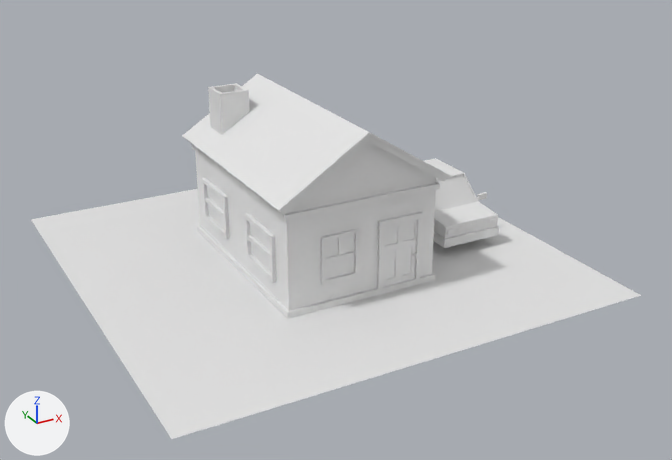
A saved change to the FBX model Assets/3D Models/FWC/HouseLOD/house07_LOD.fbx.
Both versions are drawn from a camera (50 mm lens) standing at (-1.28, -2.51, 1.32) and looking at (0.03, -0.13, 0.13). Lighting does not change. The marker at lower left points along +X, +Y and +Z. The first picture is the older version. Objects named as collision shapes, trigger or cutter boxes, shadow casters or lower levels of detail are left out.

Names of what the first picture shows: 'house07_LOD0'.
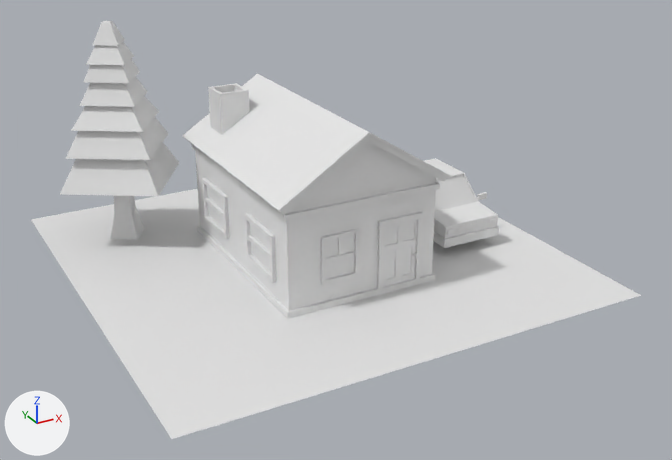
Where the newer file only moved an object's origin or applied its transform, the numbers keep the older frame.

The change in detail:
me_plane_038 is used by ob_house07_lod0; location (0.0, 0.0, 0.0).
me_plane_038 had 968 vertices, 862 faces and spanned x -0.75..0.75, y -0.75..0.75, z 0.0..0.53.
me_plane_038 now has 1036 vertices, 950 faces and spans x -0.75..0.75, y -0.75..0.75, z 0.0..0.74.
Part 1, on me_plane_038:
68 vertices are added at x -0.71..-0.26, y 0.23..0.68, z 0.0..0.74.
88 new faces join them.

Location of each change, (x1, y1, x2, y2) in pixels of the pictures (672 x 460 px):
'house07_LOD0', reshaped (14% taller): before (31, 74, 641, 439); after (31, 21, 641, 439)
part 1 of me_plane_038, added: after (60, 21, 179, 240)
